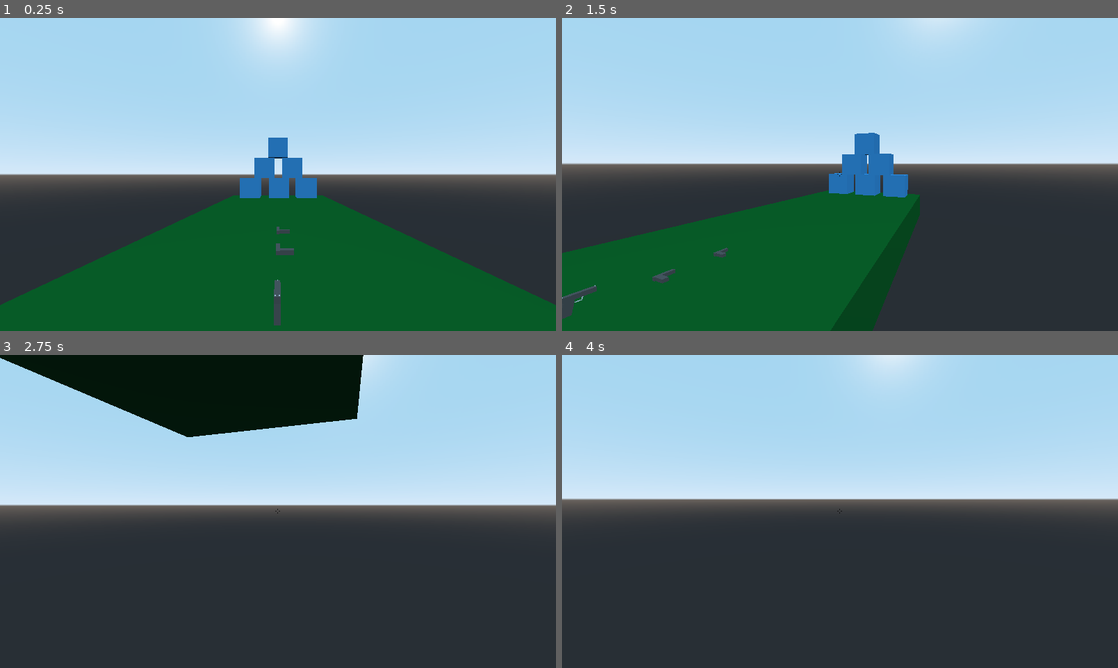
Above: before the commit, frames 1-4 (two rows, left to right).
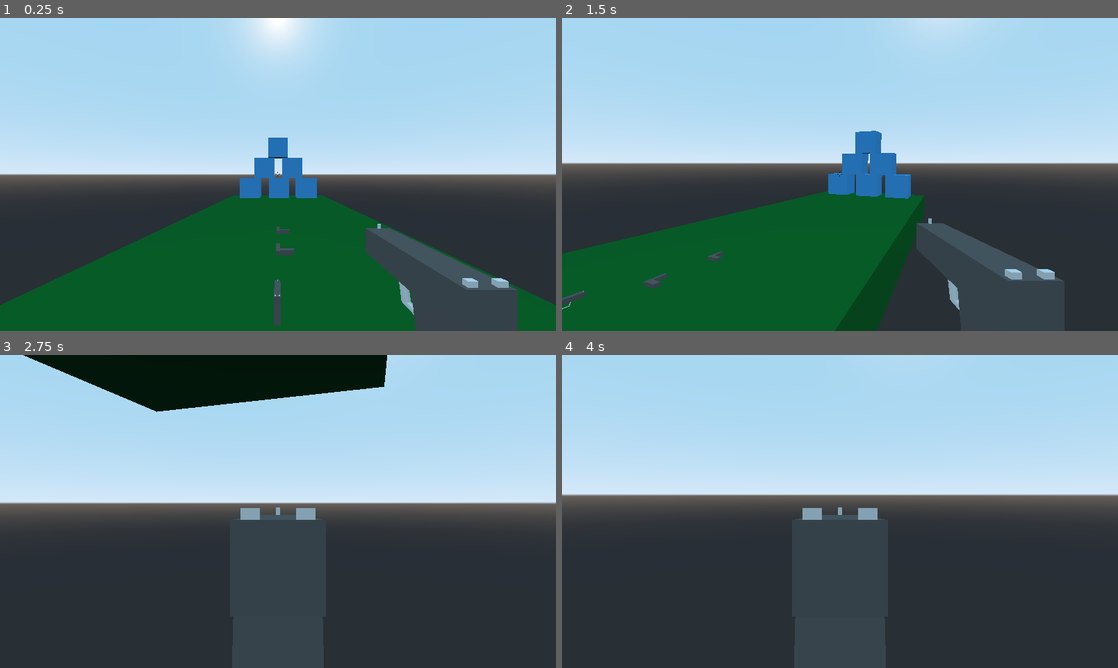
Above: after the commit, the same moments.

Repository: ssebs/firingrange
Game: Godot game, scene res://Map.tscn
Same seed, same stepped clock (60 frames per second), same inputs: the game is played once before the commit and once after it.
Inputs (mouse positions are in pixels of both pictures, inside the frame that each line leads up to):
- Up to frame 1 (0.25 s): no input
- Up to frame 2 (1.5 s): move the mouse to (962, 158) at 0.52 s; hold D (move_right) 0.53-1.28 s; hold Right mouse button (aim) 0.53-1.28 s; click (962, 158) at 0.67 s; tap Space (jump) at 0.77 s; move the mouse to (812, 174) at 1.27 s; hold W (move_forward) from 1.28 s (still down); right-click (812, 174) at 1.35 s
- Up to frame 3 (2.75 s): keep holding W (move_forward); tap Space (jump) at 1.52 s; move the mouse to (289, 505) at 2.02 s; hold Right mouse button (aim) from 2.03 s (still down); click (289, 505) at 2.1 s
- Up to frame 4 (4 s): keep holding W (move_forward); move the mouse to (834, 517) at 2.77 s; release Right mouse button (aim) at 2.78 s; tap F (interact) at 2.85 s; click (834, 517) at 2.92 s; tap Space (jump) at 3.02, 3.77 s; right-click (834, 517) at 3.05 s; move the mouse to (878, 514) at 3.52 s; hold Right mouse button (aim) from 3.53 s (still down)

The runs differ from the first frame. In frame 1, 5.3% of the frame differs, in the area x 49-94%, y 49-100%; in frame 2, 3.1%; in frame 3, 6.2%, in the area x 0-100%, y 0-53%; in frame 4, 2.5%.

Commit message:
Working ADS

Diff:
--- a/Scenes/Guns/BasicPistol.tscn
+++ b/Scenes/Guns/BasicPistol.tscn
@@ -156,7 +156,7 @@
 height = 0.1
 
 [sub_resource type="BoxShape" id=6]
-extents = Vector3( 0.05, 0.2, 0.25 )
+extents = Vector3( 0.05, 0.2, 0.266774 )
 
 [node name="BasicPistol" type="RigidBody"]
 collision_layer = 2147483649
@@ -200,12 +200,12 @@
 material/0 = null
 
 [node name="TriggerGuardF" type="MeshInstance" parent="GunBody"]
-transform = Transform( 5, 0, 0, 0, 0.965926, 0.258819, 0, -0.258819, 0.965926, -0.00415909, -0.0628758, -0.0540497 )
+transform = Transform( 3, 0, 0, 0, 0.965926, 0.258819, 0, -0.258819, 0.965926, -0.00415909, -0.0628758, -0.0540497 )
 mesh = SubResource( 8 )
 material/0 = null
 
 [node name="TriggerGuardB" type="MeshInstance" parent="GunBody"]
-transform = Transform( 5, 0, 0, 0, -6.55671e-08, -1, 0, 1.5, -4.37114e-08, 0, -0.132125, 0.0731123 )
+transform = Transform( 3, 0, 0, 0, -6.5567e-08, -1, 0, 1.5, -4.37114e-08, 0, -0.13976, 0.0731123 )
 mesh = SubResource( 8 )
 material/0 = null
 
@@ -221,5 +221,5 @@
 material/0 = null
 
 [node name="CollisionShape" type="CollisionShape" parent="."]
-transform = Transform( 1, 0, 0, 0, 1, 0, 0, 0, 1, 0, -0.15, 0 )
+transform = Transform( 1, 0, 0, 0, 1, 0, 0, 0, 1, 0, -0.15, 0.0178303 )
 shape = SubResource( 6 )
--- /dev/null
+++ b/Scenes/HandADS.gd
@@ -0,0 +1,27 @@
+extends Spatial
+
+const ADS_LERP = 20
+
+export var default_pos: Vector3
+export var ads_pos: Vector3
+export var cam_path: NodePath
+export var crosshair_path: NodePath
+
+var cam: Camera
+var crosshair: TextureRect
+var fov = {"Default": 70, "ADS": 55}
+
+func _ready():
+	cam = get_node(cam_path)
+	crosshair = get_node(crosshair_path)
+
+func _process(delta):
+	if Input.is_action_pressed("aim"):
+		self.transform.origin = self.transform.origin.linear_interpolate(ads_pos, ADS_LERP * delta)
+		cam.fov =  lerp(cam.fov, fov["ADS"], ADS_LERP * delta)
+		crosshair.hide()
+	else:
+		self.transform.origin = self.transform.origin.linear_interpolate(default_pos, ADS_LERP * delta)
+		cam.fov =  lerp(cam.fov, fov["Default"], ADS_LERP * delta)
+		crosshair.show()
+# _process
--- a/Scenes/Player.gd
+++ b/Scenes/Player.gd
@@ -1,6 +1,7 @@
 extends KinematicBody
 
 const GRAVITY = 9.8
+
 export var MOUSE_SENSITIVITY = 0.07
 
 var show_crosshair = false
--- a/Scenes/Player.tscn
+++ b/Scenes/Player.tscn
@@ -1,7 +1,9 @@
-[gd_scene load_steps=5 format=2]
+[gd_scene load_steps=7 format=2]
 
 [ext_resource path="res://Scenes/Player.gd" type="Script" id=1]
+[ext_resource path="res://Scenes/Guns/BasicPistol.tscn" type="PackedScene" id=2]
 [ext_resource path="res://Assets/crosshair.png" type="Texture" id=3]
+[ext_resource path="res://Scenes/HandADS.gd" type="Script" id=4]
 
 [sub_resource type="CapsuleShape" id=1]
 radius = 0.5
@@ -51,4 +53,11 @@
 cast_to = Vector3( 0, 0, -5 )
 
 [node name="Hand" type="Spatial" parent="Head"]
-transform = Transform( 1, 0, 0, 0, 1, 0, 0, 0, 1, 0.418173, 0.406169, -0.685754 )
+transform = Transform( 1, 0, 0, 0, 1, 0, 0, 0, 1, 0.418, 0.406, -0.686 )
+script = ExtResource( 4 )
+default_pos = Vector3( 0.418, 0.406, -0.686 )
+ads_pos = Vector3( 0, 0.622, -0.562 )
+cam_path = NodePath("../Camera")
+crosshair_path = NodePath("../Camera/TextureRect")
+
+[node name="BasicPistol" parent="Head/Hand" instance=ExtResource( 2 )]
